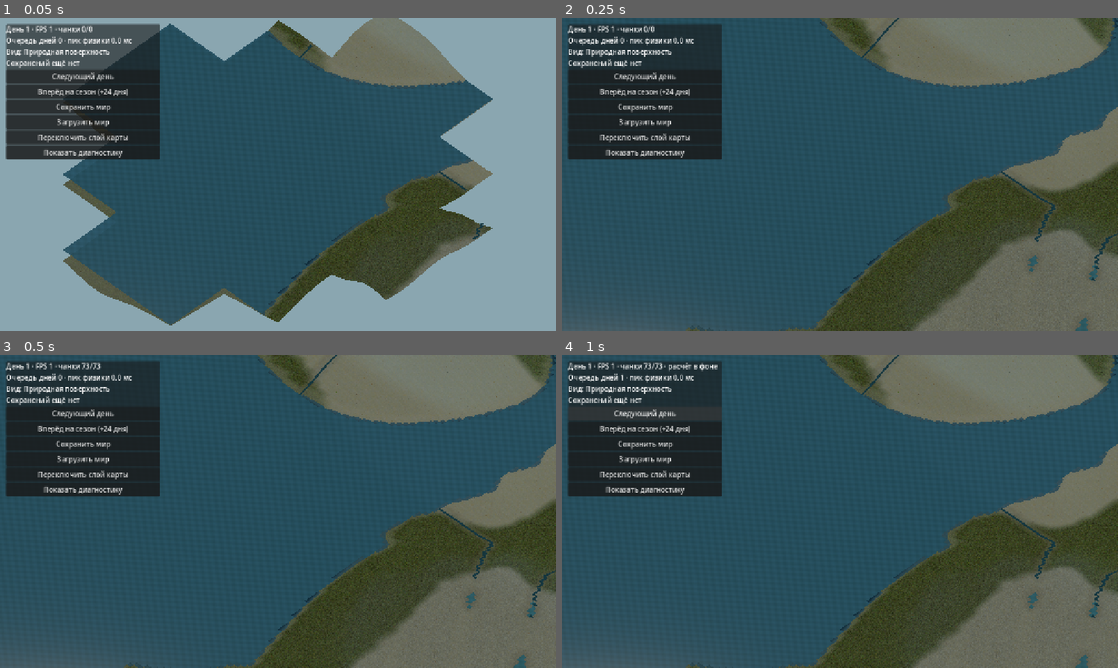
Above: before the commit, frames 1-4 (two rows, left to right).
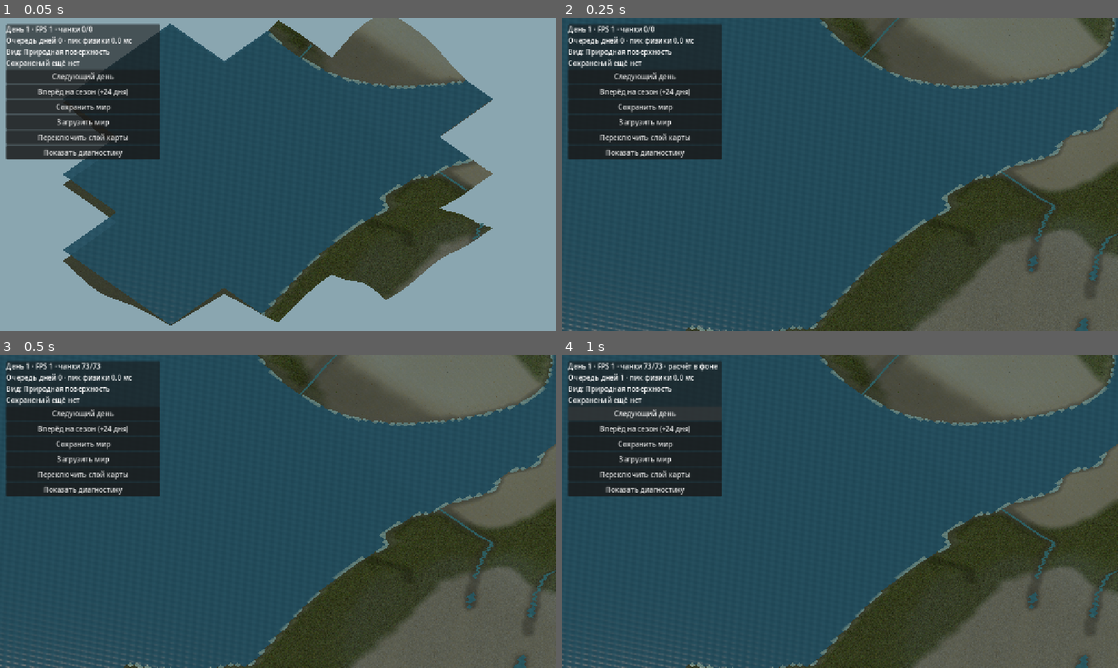
Above: after the commit, the same moments.

Repository: cyrox007/lands-and-ages
Game: Godot game, scene res://scenes/world.tscn
Two runs of this game, one before a commit and one after it. Both use one fixed random seed, a clock stepped at 60 frames per second and the inputs below.
Inputs:
- Up to frame 1 (0.05 s): no input
- Up to frame 2 (0.25 s): no input
- Up to frame 3 (0.5 s): no input
- Up to frame 4 (1 s): click "Следующий день" at 0.5 s

The runs differ from the first frame. In frame 1, 4.2% of the frame differs, in the area x 11-89%, y 3-99%; in frame 2, 5.4%; in frame 3, 5.4%, in the area x 0-100%, y 0-100%; in frame 4, 5.4%.

Commit message:
feat(world): этап 9.3 — физическая влажность, пляжи, снег и лёд

Diff:
--- a/godot/scripts/chunk.gd
+++ b/godot/scripts/chunk.gd
@@ -25,6 +25,7 @@
 	var colors := PackedColorArray()
 	var uvs := PackedVector2Array()
 	var uv2s := PackedVector2Array()
+	var conditions := PackedByteArray()
 	var indices := PackedInt32Array()
 	for j in range(height + 1):
 		for i in range(width + 1):
@@ -40,8 +41,14 @@
 			if mode == 0 and surface != null and hydro != null:
 				var color := Appearance.color_at(vertex, h, normal,
 					world, surface, hydro)
-				var weights: PackedFloat32Array = MaterialMix.at(
+				var sample: Dictionary = MaterialMix.sample_at(
 					vertex, h, normal, world, surface, hydro)
+				var weights: PackedFloat32Array = sample["weights"]
+				var natural: Vector4 = sample["conditions"]
+				# Уплотнённые RGBA8: влага, морской берег, мороз, пресный берег.
+				# Дополнительно 4 байта на вершину, без отдельного меша.
+				for amount in [natural.x, natural.y, natural.z, natural.w]:
+					conditions.append(roundi(clampf(amount, 0.0, 1.0) * 255.0))
 				# Текстурные веса передаются в UV/UV2 и альфа-канале,
 				# а цвет RGB остаётся доступен прежним диагностическим тестам.
 				color.a = weights[MaterialMix.SNOW]
@@ -53,6 +60,7 @@
 			else:
 				uvs.push_back(Vector2.ZERO)
 				uv2s.push_back(Vector2.ZERO)
+				conditions.append_array(PackedByteArray([0, 0, 0, 0]))
 				if mode == 0 or surface == null:
 					colors.push_back(Relief.relief_color(h, normal))
 				elif mode == 5:
@@ -82,7 +90,9 @@
 	arrays[Mesh.ARRAY_COLOR] = colors
 	arrays[Mesh.ARRAY_TEX_UV] = uvs
 	arrays[Mesh.ARRAY_TEX_UV2] = uv2s
+	arrays[Mesh.ARRAY_CUSTOM0] = conditions
 	arrays[Mesh.ARRAY_INDEX] = indices
 	var mesh := ArrayMesh.new()
-	mesh.add_surface_from_arrays(Mesh.PRIMITIVE_TRIANGLES, arrays)
+	var flags := Mesh.ARRAY_CUSTOM_RGBA8_UNORM << Mesh.ARRAY_FORMAT_CUSTOM0_SHIFT
+	mesh.add_surface_from_arrays(Mesh.PRIMITIVE_TRIANGLES, arrays, [], {}, flags)
 	return mesh
--- a/godot/scripts/surface.gd
+++ b/godot/scripts/surface.gd
@@ -410,6 +410,11 @@
 	return _moisture[i] if i >= 0 and i < _moisture.size() else 0.0
 
 
+func waterlogging_at_index(i: int) -> float:
+	# Только чтение уже сохранённого состояния затопления почвы.
+	return _waterlogged[i] if i >= 0 and i < _waterlogged.size() else 0.0
+
+
 func frost_at_index(i: int) -> float:
 	return _frost[i] if i >= 0 and i < _frost.size() else 0.0
 
--- a/godot/scripts/terrain_material_mix.gd
+++ b/godot/scripts/terrain_material_mix.gd
@@ -52,11 +52,20 @@
 static func at(vertex: Vector2i, height: float, normal: Vector3,
 		world: RefCounted, surface: RefCounted,
 		hydro: RefCounted) -> PackedFloat32Array:
-	# Усредняем по четырём клеткам, как и прежний цвет вершины.
+	return sample_at(vertex, height, normal, world, surface, hydro)["weights"]
+
+
+static func sample_at(vertex: Vector2i, height: float, normal: Vector3,
+		world: RefCounted, surface: RefCounted,
+		hydro: RefCounted) -> Dictionary:
+	# Веса и влажность берутся из одного физического снимка вершины.
+	# У каждого чанка на общей вершине будет одинаковый набор данных.
 	# Поэтому на границах GPU-чанков коэффициенты одинаковы.
 	var result := PackedFloat32Array([0.0, 0.0, 0.0, 0.0, 0.0, 0.0])
 	var cells := 0
 	var dry_cells := 0
+	var wetness := 0.0
+	var frost := 0.0
 	for dy in [-1, 0]:
 		for dx in [-1, 0]:
 			var cell := vertex + Vector2i(dx, dy)
@@ -66,12 +75,18 @@
 			for index in range(MATERIALS):
 				result[index] += weights[index]
 			cells += 1
-			if not hydro.has_water(hydro.cell_index(cell)):
+			var index: int = hydro.cell_index(cell)
+			var is_water: bool = hydro.has_water(index)
+			var moisture: float = surface.moisture_at_index(index)
+			var waterlogging: float = surface.waterlogging_at_index(index)
+			wetness += 1.0 if is_water else maxf(moisture, waterlogging)
+			frost += surface.frost_at_index(index)
+			if not is_water:
 				dry_cells += 1
 
 	if cells == 0:
 		result[GRASS] = 1.0
-		return result
+		return {"weights": result, "conditions": Vector4.ZERO}
 
 	for index in range(MATERIALS):
 		result[index] /= float(cells)
@@ -81,4 +96,9 @@
 		1.0 - clampf(normal.y, 0.0, 1.0))
 	_blend(result, SAND, nearby.x * dry_share * gentle * 0.60)
 	_blend(result, SOIL, nearby.y * dry_share * 0.18)
-	return result
+	var conditions := Vector4(
+		clampf(wetness / float(cells), 0.0, 1.0),
+		clampf(nearby.x * dry_share * gentle, 0.0, 1.0),
+		clampf(frost / float(cells), 0.0, 1.0),
+		clampf(nearby.y * dry_share, 0.0, 1.0))
+	return {"weights": result, "conditions": conditions}
--- a/godot/scripts/water_mesh.gd
+++ b/godot/scripts/water_mesh.gd
@@ -7,10 +7,10 @@
 
 
 static func _quad(tool: SurfaceTool, a: Vector3, b: Vector3,
-		c: Vector3, d: Vector3, tint: Color) -> void:
+		c: Vector3, d: Vector3, tint: Color, ice: float = 0.0) -> void:
 	tool.set_color(tint)
 	tool.set_normal(Vector3.UP)
-	tool.set_uv(Vector2(1.0, 0.0))
+	tool.set_uv(Vector2(1.0, ice))
 	for vertex in [a, b, c, a, c, d]:
 		tool.add_vertex(vertex)
 
@@ -38,7 +38,8 @@
 
 
 static func _add_polygon(tool: SurfaceTool, world: RefCounted,
-		polygon: PackedVector3Array, level: float, tint: Color) -> int:
+		polygon: PackedVector3Array, level: float, tint: Color,
+		ice: float = 0.0) -> int:
 	if polygon.size() < 3:
 		return 0
 	var added := 0
@@ -51,7 +52,7 @@
 		if absf((b - a).cross(c - a)) < 0.000001:
 			continue
 		for vertex in [polygon[0], polygon[i], polygon[i + 1]]:
-			tool.set_uv(Vector2(vertex.z, 0.0))
+			tool.set_uv(Vector2(vertex.z, ice))
 			tool.add_vertex(world.config.to_scene(
 				Vector2(vertex.x, vertex.y), level + WATER_OFFSET))
 		added += 1
@@ -59,7 +60,7 @@
 
 
 static func _water_cell(tool: SurfaceTool, world: RefCounted,
-		cell: Vector2i, level: float, tint: Color) -> int:
+		cell: Vector2i, level: float, tint: Color, ice: float = 0.0) -> int:
 	var x := cell.x
 	var y := cell.y
 	var a := Vector2i(x, y)
@@ -74,7 +75,7 @@
 		_quad(tool, world.config.to_scene(Vector2(a), level + WATER_OFFSET),
 			world.config.to_scene(Vector2(b), level + WATER_OFFSET),
 			world.config.to_scene(Vector2(d), level + WATER_OFFSET),
-			world.config.to_scene(Vector2(c), level + WATER_OFFSET), tint)
+			world.config.to_scene(Vector2(c), level + WATER_OFFSET), tint, ice)
 		return 2
 
 	# Разбиение совпадает с диагональю физического меша Chunk.
@@ -84,8 +85,8 @@
 	var second := _clip_submerged_triangle(
 		PackedVector2Array([Vector2(d), Vector2(b), Vector2(c)]),
 		PackedFloat32Array([hd, hb, hc]), level)
-	return _add_polygon(tool, world, first, level, tint) + \
-		_add_polygon(tool, world, second, level, tint)
+	return _add_polygon(tool, world, first, level, tint, ice) + \
+		_add_polygon(tool, world, second, level, tint, ice)
 
 
 static func create_mesh(world: RefCounted, hydro: RefCounted, chunk: Vector2i,
@@ -115,12 +116,13 @@
 				color = Color(0.14, 0.31, 0.37, 0.91)
 			elif not river:
 				color = Color(0.22, 0.37, 0.38, 0.83)
+			var ice := 0.0
 			if surface != null:
 				var frost: float = surface.frost_at_index(index)
-				var ice: float = smoothstep(0.20, 0.90, frost)
+				ice = smoothstep(0.20, 0.90, frost)
 				color = color.lerp(Color(0.77, 0.86, 0.89, 0.96), ice)
 			if ocean or lake or not river:
-				added += _water_cell(tool, world, cell, level, color)
+				added += _water_cell(tool, world, cell, level, color, ice)
 				continue
 
 			# Русло сохраняет прежнюю физически связанную ленту.
@@ -142,7 +144,7 @@
 			_quad(tool, world.config.to_scene(start - side, level + WATER_OFFSET),
 				world.config.to_scene(start + side, level + WATER_OFFSET),
 				world.config.to_scene(finish + side, end_level),
-				world.config.to_scene(finish - side, end_level), color)
+				world.config.to_scene(finish - side, end_level), color, ice)
 			added += 2
 	if added > 0:
 		tool.commit(result)
--- a/godot/shaders/natural_ground.gdshader
+++ b/godot/shaders/natural_ground.gdshader
@@ -11,12 +11,15 @@
 varying vec3 ground_position;
 varying vec3 ground_world_normal;
 varying float ground_steepness;
+varying vec4 ground_conditions;
 
 
 void vertex() {
 	ground_position = (MODEL_MATRIX * vec4(VERTEX, 1.0)).xyz;
 	ground_world_normal = normalize(mat3(MODEL_MATRIX) * NORMAL);
 	ground_steepness = 1.0 - clamp(abs(NORMAL.y), 0.0, 1.0);
+	// CUSTOM0 из меша: вода в почве, морской берег, мороз и речной берег.
+	ground_conditions = CUSTOM0;
 }
 
 
@@ -135,6 +138,12 @@
 		gravel *= 1.0 - variation * 0.4;
 		snow *= 1.0 + variation * 0.2;
 	}
+	// Снежная кромка слегка размывается макрофактурой;
+	// снег никогда не появляется на полностью бесснежном грунте.
+	float snow_border = smoothstep(0.015, 0.35, snow) *
+		(1.0 - smoothstep(0.65, 0.99, snow));
+	snow = clamp(snow + (macro - 0.5) * snow_border *
+		0.35 * detail_strength, 0.0, 1.0);
 	float sum = max(grass + soil + sand + rock + gravel + snow, 0.0001);
 
 	vec3 albedo_sum = vec3(0.0);
@@ -162,10 +171,23 @@
 	vec3 tint = clamp(COLOR.rgb / vec3(0.55), vec3(0.74), vec3(1.19));
 	float macro_tint = 1.0 + (macro - 0.5) * 0.12 *
 		macro_strength * detail_strength;
-	ALBEDO = clamp(albedo_sum * mix(vec3(1.0), tint, 0.17) *
-		(1.0 + strata * cliff * 0.016 * detail_strength) * macro_tint,
+	// Мокрая земля темнее и чуть менее шероховатая: величина
+	// зависит от реальной влажности, заболачивания и береговой воды.
+	float moisture = smoothstep(0.24, 0.84, ground_conditions.x);
+	float coastal_wet = ground_conditions.y *
+		(0.38 + 0.55 * sand) + ground_conditions.w * 0.38;
+	float thawed = 1.0 - smoothstep(0.22, 0.82, ground_conditions.z);
+	float wet = clamp(max(moisture, coastal_wet) *
+		thawed * (1.0 - snow * 0.94), 0.0, 1.0);
+	float absorbency = clamp(soil + sand + grass * 0.65 +
+		gravel * 0.40, 0.0, 1.0);
+	float wet_material = wet * (0.35 + 0.65 * absorbency);
+	vec3 base_albedo = albedo_sum * mix(vec3(1.0), tint, 0.17) *
+		(1.0 + strata * cliff * 0.016 * detail_strength) * macro_tint;
+	ALBEDO = clamp(base_albedo * mix(1.0, 0.67, wet_material),
 		vec3(0.0), vec3(1.0));
-	ROUGHNESS = clamp(roughness_sum, 0.25, 1.0);
+	ROUGHNESS = clamp(mix(roughness_sum, 0.34, wet_material * 0.72),
+		0.25, 1.0);
 	METALLIC = 0.0;
 
 	// Переносим касательную микрофактуру из мировых осей в видовую систему.
--- a/godot/shaders/natural_water.gdshader
+++ b/godot/shaders/natural_water.gdshader
@@ -1,28 +1,64 @@
 shader_type spatial;
 render_mode cull_disabled, depth_draw_opaque, diffuse_burley, specular_schlick_ggx;
 
-// Береговая глубина хранится в UV.x, а геометрия не меняется.
-// На далёком масштабе не вычисляем мелкую анимацию ряби.
+// Физические данные: UV.x — глубина береговой кромки,
+// UV.y — промерзание настоящей воды из Surface.
+// Рябь и пена только отображаются и не смещают физические вершины.
 uniform float ripple_strength : hint_range(0.0, 1.0) = 1.0;
 varying vec2 water_position;
+
 
 void vertex() {
 	water_position = (MODEL_MATRIX * vec4(VERTEX, 1.0)).xz;
 }
 
+
 void fragment() {
+	float ice = clamp(UV.y, 0.0, 1.0);
+	float liquid = 1.0 - ice;
+	float nearshore = 1.0 - smoothstep(0.035, 0.72, UV.x);
 	float ripple = 0.0;
-	if (ripple_strength > 0.01) {
-		ripple = sin(water_position.x * 2.6 + TIME * 0.68)
-			* sin(water_position.y * 3.1 - TIME * 0.51);
+	vec2 slopes = vec2(0.0);
+
+	// Два пересекающихся направления волн в мировых координатах.
+	// Дальняя детализация и промёрзшая вода отключают движение.
+	if (ripple_strength > 0.01 && liquid > 0.01) {
+		float phase_a = water_position.x * 2.35 +
+			water_position.y * 0.53 + TIME * 0.70;
+		float phase_b = water_position.y * 3.05 -
+			water_position.x * 0.46 - TIME * 0.48;
+		float wave_a = sin(phase_a);
+		float wave_b = sin(phase_b);
+		ripple = wave_a * wave_b;
+		slopes = vec2(cos(phase_a) * wave_b * 2.35 -
+			wave_a * cos(phase_b) * 0.46,
+			cos(phase_a) * wave_b * 0.53 +
+			wave_a * cos(phase_b) * 3.05);
+		float amplitude = 0.075 * ripple_strength * liquid;
+		vec3 water_normal = normalize(vec3(
+			-slopes.x * amplitude, 1.0, -slopes.y * amplitude));
+		NORMAL = normalize(mat3(VIEW_MATRIX) * water_normal);
 	}
-	float edge = 1.0 - smoothstep(0.02, 0.68, UV.x);
-	float shimmer = ripple * 0.045 * ripple_strength;
-	vec3 shore = vec3(0.28, 0.32, 0.30) * edge *
-		(0.48 + 0.20 * abs(ripple) * ripple_strength);
-	ALBEDO = clamp(COLOR.rgb + vec3(shimmer * 0.38, shimmer * 0.67, shimmer)
-		+ shore, vec3(0.0), vec3(1.0));
-	ROUGHNESS = mix(0.25, 0.38, edge);
+
+	// Неглубокий берег визуально светлеет. Ширина пены зависит
+	// от реального пересечения воды с грунтом, а не от маски пляжей.
+	float broken = 0.80;
+	if (ripple_strength > 0.01 && liquid > 0.01) {
+		broken = 0.72 + 0.20 * sin(water_position.x * 4.8 +
+			water_position.y * 3.3 + TIME * 0.75);
+	}
+	float foam = nearshore * broken * liquid;
+	vec3 base = COLOR.rgb;
+	vec3 shallow = mix(base, vec3(0.30, 0.47, 0.46), nearshore * 0.40);
+	vec3 liquid_color = mix(shallow, vec3(0.73, 0.80, 0.76),
+		foam * 0.42);
+	liquid_color += vec3(0.016, 0.024, 0.026) * ripple *
+		ripple_strength * liquid;
+	// У промёрзшей воды рябь исчезает, шероховатость увеличивается.
+	vec3 ice_color = vec3(0.78, 0.87, 0.90);
+	ALBEDO = clamp(mix(liquid_color, ice_color, ice),
+		vec3(0.0), vec3(1.0));
+	ROUGHNESS = mix(mix(0.18, 0.32, nearshore), 0.84, ice);
 	METALLIC = 0.0;
-	ALPHA = COLOR.a * (1.0 - edge * 0.15);
+	ALPHA = mix(COLOR.a * (1.0 - nearshore * 0.12), 0.96, ice);
 }
--- /dev/null
+++ b/godot/tests/world_pbr_seasonal_water_smoke.gd
@@ -0,0 +1,205 @@
+extends SceneTree
+## Этап 9.3: влажность, прибрежные покрытия и промерзание используют физику.
+
+const Config = preload("res://scripts/world_config.gd")
+const WorldMap = preload("res://scripts/world_map.gd")
+const Hydrology = preload("res://scripts/hydrology.gd")
+const Surface = preload("res://scripts/surface.gd")
+const Chunk = preload("res://scripts/chunk.gd")
+const MaterialMix = preload("res://scripts/terrain_material_mix.gd")
+const WaterMesh = preload("res://scripts/water_mesh.gd")
+const GroundShader = preload("res://shaders/natural_ground.gdshader")
+const WaterShader = preload("res://shaders/natural_water.gdshader")
+
+var failures: Array[String] = []
+
+
+func _check(valid: bool, reason: String) -> void:
+	if not valid:
+		failures.append(reason)
+
+
+func _models() -> Dictionary:
+	var world := WorldMap.new(Config.new(64, 48, 1729, 16, 32))
+	var hydro := Hydrology.new(world)
+	hydro.rebuild()
+	var surface := Surface.new(world, hydro)
+	surface.rebuild()
+	hydro.apply_rainfall_map(surface.runoff_map())
+	return {"world": world, "hydro": hydro, "surface": surface}
+
+
+func _check_texture_channels(state: Dictionary) -> void:
+	var world: RefCounted = state["world"]
+	var surface: RefCounted = state["surface"]
+	var hydro: RefCounted = state["hydro"]
+	var a := Chunk.create_mesh(1, 1, 1, world, surface, 0, null, hydro)
+	var b := Chunk.create_mesh(2, 1, 1, world, surface, 0, null, hydro)
+	var left: Array = a.surface_get_arrays(0)
+	var right: Array = b.surface_get_arrays(0)
+	var custom_a: PackedByteArray = left[Mesh.ARRAY_CUSTOM0]
+	var custom_b: PackedByteArray = right[Mesh.ARRAY_CUSTOM0]
+	_check(custom_a.size() == 289 * 4 and custom_b.size() == 289 * 4,
+		"Четыре физических канала упакованы в четыре байта на вершину")
+	var format: int = a.surface_get_format(0)
+	_check((format & Mesh.ARRAY_FORMAT_CUSTOM0) != 0 and
+		((format >> Mesh.ARRAY_FORMAT_CUSTOM0_SHIFT) &
+		Mesh.ARRAY_FORMAT_CUSTOM_MASK) == Mesh.ARRAY_CUSTOM_RGBA8_UNORM,
+		"GPU-канал CUSTOM0 читается как нормализованный RGBA8")
+	for row in range(17):
+		for channel in range(4):
+			var ia := (row * 17 + 16) * 4 + channel
+			var ib := row * 17 * 4 + channel
+			_check(custom_a[ia] == custom_b[ib],
+				"Физические каналы на общей границе двух чанков совпадают")
+	var debug := Chunk.create_mesh(1, 1, 1, world, surface, 2, null, hydro)
+	var neutral: PackedByteArray = debug.surface_get_arrays(0)[Mesh.ARRAY_CUSTOM0]
+	_check(neutral.size() == custom_a.size() and neutral[0] == 0,
+		"Диагностические режимы сохраняют нейтральный канал")
+
+
+func _check_seasons_and_moisture(state: Dictionary) -> void:
+	var world: RefCounted = state["world"]
+	var surface: RefCounted = state["surface"]
+	var hydro: RefCounted = state["hydro"]
+	var point := Vector2i(-1, -1)
+	for y in range(2, world.config.height - 2):
+		for x in range(2, world.config.width - 2):
+			var candidate := Vector2i(x, y)
+			var safe := true
+			for dy in [-1, 0]:
+				for dx in [-1, 0]:
+					safe = safe and not hydro.has_water(
+						hydro.cell_index(candidate + Vector2i(dx, dy)))
+			if safe:
+				point = candidate
+				break
+		if point.x >= 0:
+			break
+	_check(point.x >= 0, "Найден участок сухой суши")
+	if point.x < 0:
+		return
+
+	var original := {}
+	var affected: Array[int] = []
+	for dy in [-1, 0]:
+		for dx in [-1, 0]:
+			var index: int = hydro.cell_index(point + Vector2i(dx, dy))
+			affected.append(index)
+			original[index] = Vector4(surface._moisture[index],
+				surface._frost[index], surface._snow[index],
+				surface._waterlogged[index])
+			surface._moisture[index] = 0.0
+			surface._frost[index] = 0.0
+			surface._snow[index] = 0.0
+			surface._waterlogged[index] = 0.0
+
+	var normal: Vector3 = world.normal_at(point)
+	var height: float = world.vertex_at(point)
+	var dry: Dictionary = MaterialMix.sample_at(
+		point, height, normal, world, surface, hydro)
+	for index in affected:
+		surface._moisture[index] = 1.0
+	var wet: Dictionary = MaterialMix.sample_at(
+		point, height, normal, world, surface, hydro)
+	_check(wet["conditions"].x > dry["conditions"].x + 0.4,
+		"Мокрая почва темнеет из-за физической влаги, а не случайной карты")
+
+	for index in affected:
+		surface._frost[index] = 1.0
+		surface._snow[index] = 1.0
+	var winter: Dictionary = MaterialMix.sample_at(
+		point, height, normal, world, surface, hydro)
+	_check(winter["conditions"].z > wet["conditions"].z + 0.4,
+		"Физический мороз передаётся в шейдер")
+	_check(winter["weights"][MaterialMix.SNOW] >
+		wet["weights"][MaterialMix.SNOW] + 0.4,
+		"Снежная фактура подменяет грунт зимой")
+
+	for index in affected:
+		var saved: Vector4 = original[index]
+		surface._moisture[index] = saved.x
+		surface._frost[index] = saved.y
+		surface._snow[index] = saved.z
+		surface._waterlogged[index] = saved.w
+
+
+func _check_ice_geometry(state: Dictionary) -> void:
+	var world: RefCounted = state["world"]
+	var hydro: RefCounted = state["hydro"]
+	var surface: RefCounted = state["surface"]
+	var found := Vector2i(-1, -1)
+	for y in range(world.config.height):
+		for x in range(world.config.width):
+			var cell := Vector2i(x, y)
+			var index: int = hydro.cell_index(cell)
+			if hydro.ocean_at(index) or hydro.lake_at(index):
+				found = cell
+				break
+		if found.x >= 0:
+			break
+	_check(found.x >= 0, "В тестовой карте есть водоём")
+	if found.x < 0:
+		return
+
+	var index: int = hydro.cell_index(found)
+	var before: float = surface._frost[index]
+	surface._frost[index] = 1.0
+	var coord := Vector2i(int(found.x / 16), int(found.y / 16))
+	var mesh := WaterMesh.create_mesh(world, hydro, coord, surface)
+	surface._frost[index] = before
+	_check(mesh.get_surface_count() == 1, "Ледяная вода сохраняет меш")
+	if mesh.get_surface_count() == 0:
+		return
+	var uv: PackedVector2Array = mesh.surface_get_arrays(0)[Mesh.ARRAY_TEX_UV]
+	var icy := 0
+	for pair in uv:
+		_check(pair.x >= 0.0 and pair.x <= 1.0 and
+			pair.y >= 0.0 and pair.y <= 1.0,
+			"Глубина берега и степень льда остаются в диапазоне 0..1")
+		if pair.y > 0.99:
+			icy += 1
+	_check(icy > 0, "Физический мороз достиг UV воды")
+
+
+func _check_shaders() -> void:
+	var land: String = GroundShader.code
+	var water: String = WaterShader.code
+	_check(land.contains("ground_conditions = CUSTOM0") and
+		land.contains("wet_material") and land.contains("coastal_wet"),
+		"Влажная почва и пляж читают физические RGBA8-параметры")
+	_check(land.contains("snow_border") and land.contains("snow"),
+		"Переход снега смягчается без независимой снежной карты")
+	_check(water.contains("UV.x") and water.contains("UV.y") and
+		water.contains("foam") and water.contains("liquid"),
+		"Береговая пена и лёд зависят от глубины и промерзания")
+	_check(water.contains("ripple_strength >") and
+		water.contains("liquid >") and water.contains("TIME"),
+		"Сильный мороз или отдаление подавляют рябь")
+	_check(not land.contains("VERTEX =") and not water.contains("VERTEX ="),
+		"Художественные эффекты не меняют физическую геометрию")
+
+
+func _initialize() -> void:
+	var state := _models()
+	var world: RefCounted = state["world"]
+	var hydro: RefCounted = state["hydro"]
+	var surface: RefCounted = state["surface"]
+	var before_world: Dictionary = world.to_data()
+	var before_water: Dictionary = hydro.to_snapshot()
+	var before_surface: Dictionary = surface.to_snapshot()
+	_check_texture_channels(state)
+	_check_seasons_and_moisture(state)
+	_check_ice_geometry(state)
+	_check_shaders()
+	_check(before_world == world.to_data() and
+		before_water == hydro.to_snapshot() and
+		before_surface == surface.to_snapshot(),
+		"После проверок физические снимки остались неизменны")
+	if not failures.is_empty():
+		for reason in failures.slice(0, 20):
+			push_error("Этап 9.3: " + reason)
+		quit(1)
+		return
+	print("Этап 9.3: влажность, снег, пляжи, пена и лёд — успешно.")
+	quit(0)
Not shown, added: docs/WORLD-STAGE-9-3.md
